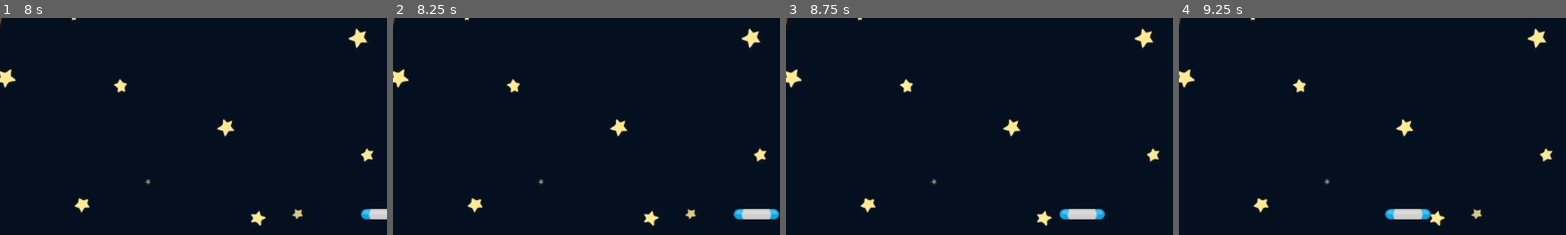
Above: before the commit, frames 1-4 (left to right).
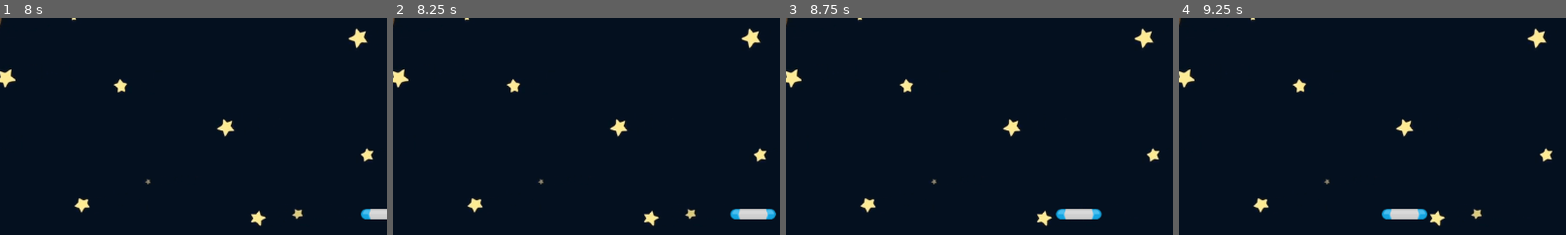
Above: after the commit, the same moments.

Repository: Peter-Pander/GemCatcher
Game: Godot game, scene res://Scenes/Game.tscn
Same seed, same stepped clock (60 frames per second), same inputs: the game is played once before the commit and once after it.
Inputs:
- Up to frame 1 (8 s): hold D (move_right) 0.53-2.03 s; hold A (move_left) 2.03-4.28 s; hold D (move_right) from 4.28 s (still down)
- Up to frame 2 (8.25 s): release D (move_right) at 8.03 s; hold A (move_left) from 8.03 s (still down)
- Up to frame 3 (8.75 s): keep holding A (move_left)
- Up to frame 4 (9.25 s): keep holding A (move_left)
The pictures show only the part of the screen within x 50-100%, y 50-100%; the shares and areas given below are measured in that part.

Frame 1 is identical in both runs. In frame 2, 0.2% of the frame differs, in the area x 86-100%, y 87-93%; in frame 3, 0.2%; in frame 4, 0.3%, in the area x 52-66%, y 87-93%.

Commit message:
Keep paddle from moving off the screen horizontally - by changing Paddle script - Also refactor Paddle script

Diff:
--- a/Scenes/Paddle/Paddle.gd
+++ b/Scenes/Paddle/Paddle.gd
@@ -10,7 +10,16 @@
 
 # Called every frame. 'delta' is the elapsed time since the previous frame.
 func _process(delta: float) -> void:
-	if Input.is_action_pressed("move_left") == true:
-		position.x -= SPEED * delta
-	if Input.is_action_pressed("move_right") == true:
-		position.x += SPEED * delta
+	# if Input.is_action_pressed("move_left") == true:
+	# 	position.x -= SPEED * delta
+	# if Input.is_action_pressed("move_right") == true:
+	# 	position.x += SPEED * delta
+
+	var movement: float = Input.get_axis("move_left", "move_right")
+	position.x += SPEED * delta * movement
+
+	position.x = clamp(
+		position.x,
+		get_viewport_rect().position.x,
+		get_viewport_rect().end.x
+	)
